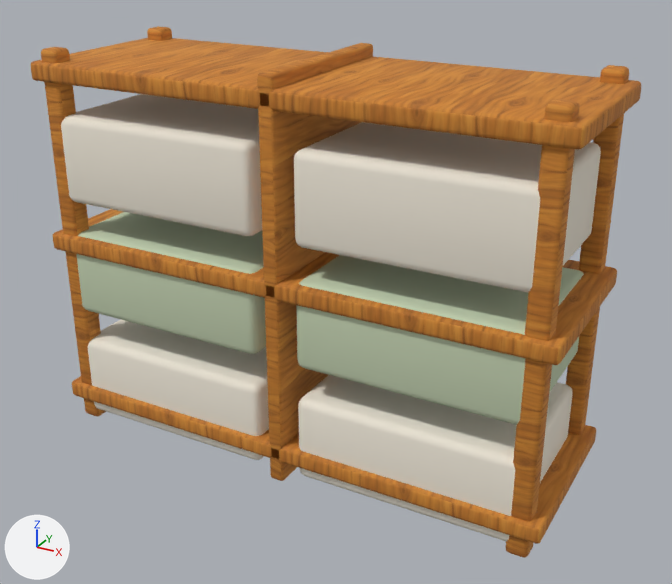
Renders of the Blender file assets-source/blender/toy-organizer.blend from each side of a commit.
Camera for both pictures: a 50 mm camera at (0.796, -1.391, 1.019) aimed at (0.034, -0.006, 0.326). Every picture has the same lights, and +X, +Y and +Z are marked at lower left. The first picture is the older version.

The first picture shows 'center_divider', 'shelf', 'shelf.001', 'shelf.002', 'storage_bin', 'storage_bin.001', 'storage_bin.002', 'storage_bin.003', 'storage_bin.004', 'storage_bin.005', 'upright', 'upright.001', 'upright.002', 'upright.003'.
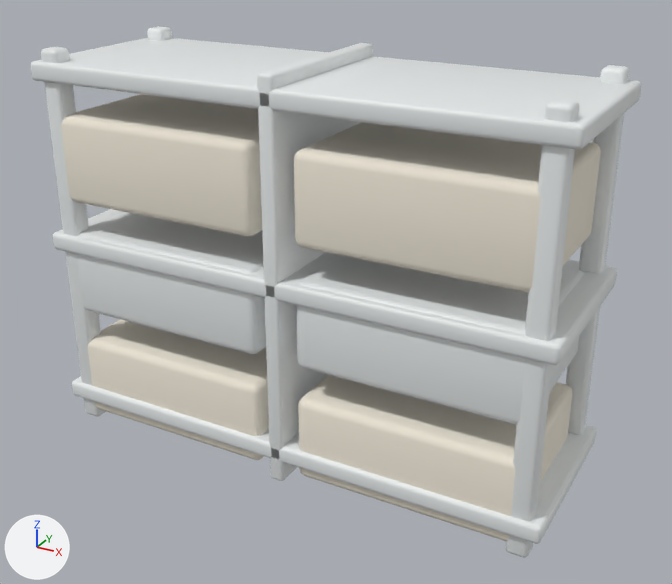
Location of each change, [x1, y1, x2, y2] in pixels of the pictures (672 x 584 px):
'shelf.002', surface changed (orange to white): [31, 38, 641, 150] in both
'storage_bin.003', recoloured: [296, 255, 584, 425] in both
'storage_bin.002', recoloured: [76, 212, 266, 354] in both
'center_divider', surface changed (brown to white): [257, 43, 373, 481] in both
'shelf.001', surface changed (brown to white): [53, 209, 617, 365] in both
'upright.002', surface changed (brown to white): [505, 99, 579, 558] in both
'shelf', surface changed: [72, 376, 596, 544] in both
'upright.003', surface changed (brown to white): [566, 65, 629, 435] in both
'upright', surface changed (brown to white): [41, 47, 106, 416] in both
'upright.001', surface changed (orange to white): [147, 26, 172, 41] in both

Patch to the scene script:
```diff
--- a/assets-source/blender/toy-organizer.blend.py
+++ b/assets-source/blender/toy-organizer.blend.py
@@ mat_wood_honey_textured @@
 mat_wood_honey_textured = principled_material('wood-honey-textured')
-mat_wood_honey_textured.texture = img_handpainted_honey_oak_png
-mat_wood_honey_textured.roughness = 0.82
+mat_wood_honey_textured.base_color = (0.81, 0.84, 0.84)  # white #e8ecec
+mat_wood_honey_textured.roughness = 0.47
@@ mat_variant_surface @@
 mat_variant_surface = principled_material('variant-surface')
-mat_variant_surface.base_color = (0.56, 0.65, 0.45)  # pale green #c5d3b3
+mat_variant_surface.base_color = (0.81, 0.84, 0.84)  # white #e8ecec
 mat_variant_surface.roughness = 0.94
```
